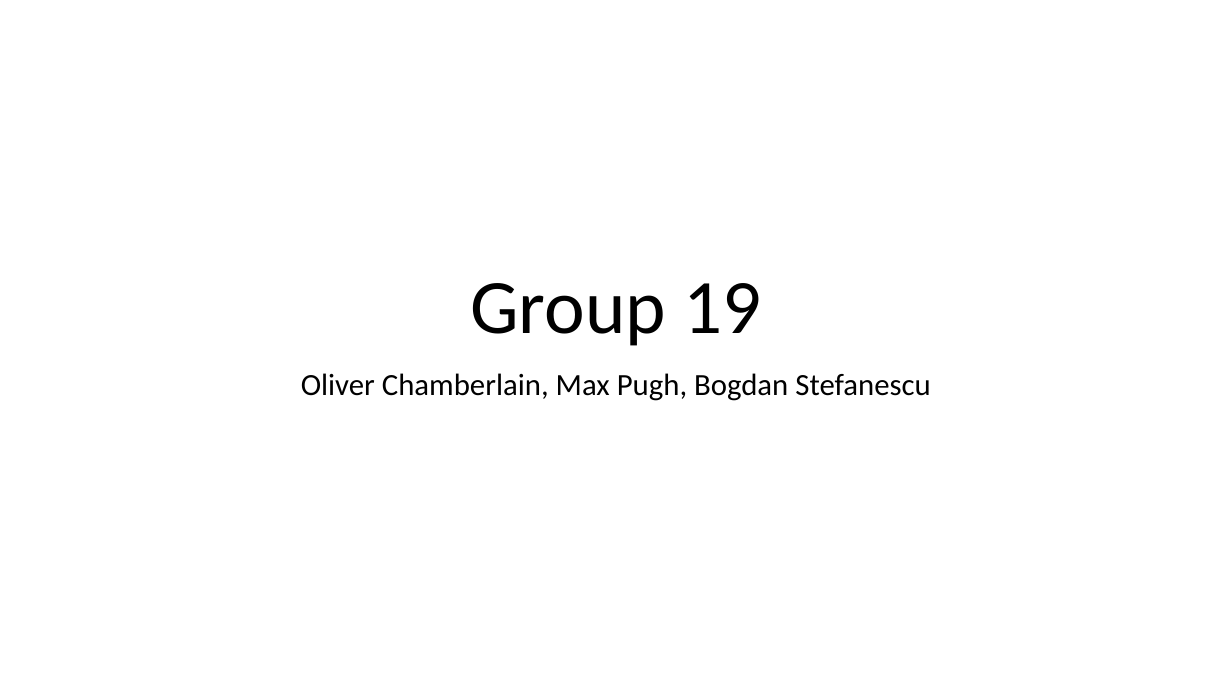
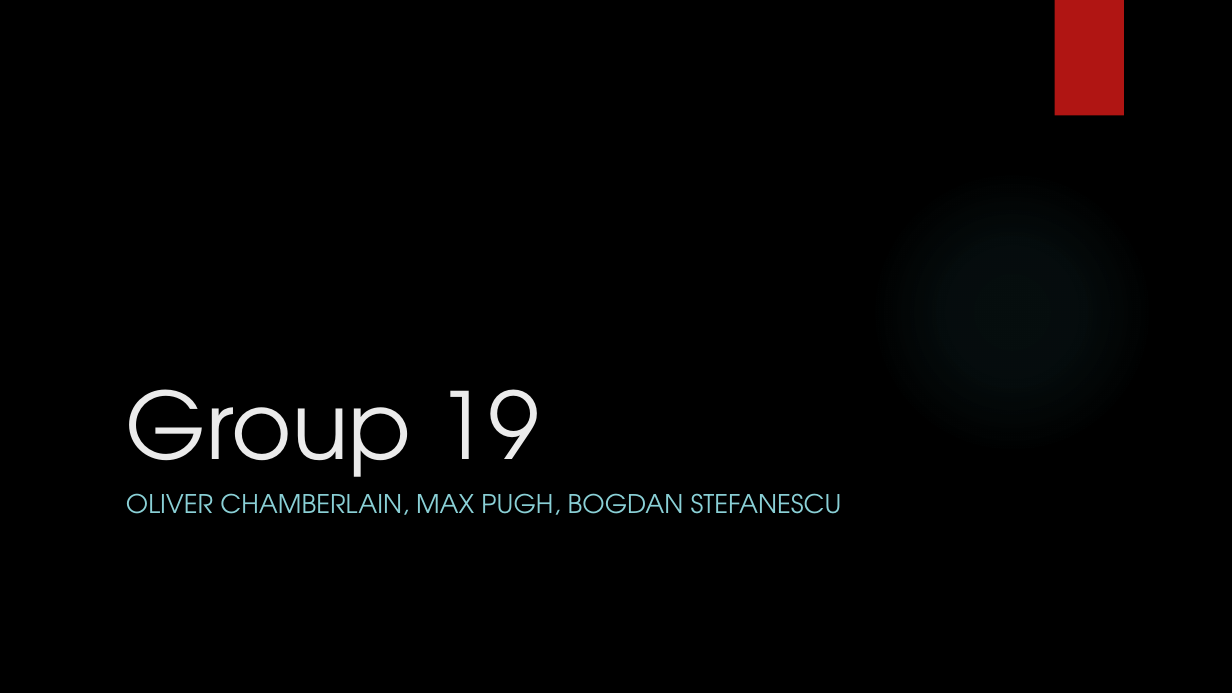
Before and after one commit to UoSGamesGroups/first-semester-group-19, a slide deck: slide 1 of Presentations/Group 19 - Presentation 1.pptx. Drawn at 1232x693 pixels with LibreOffice and Linux fonts; fonts in the diff are those of the drawing; background and template pictures are left out. Boxes give left, top, right and bottom in pixels: in the first picture for what was removed or moved away, otherwise in the second. Text is boxed around its words. In the diff, an @@ line names an element or a change of style, - is before the commit and + after.

```diff
--- a/Presentations/Group 19 - Presentation 1.pptx
+++ b/Presentations/Group 19 - Presentation 1.pptx
@@ background #FFFFFF to picture (left out) @@
@@ rectangle added at (x1=1055, y1=0, x2=1124, y2=116), fill #B01513 @@
@@ title "Group 19" moved from (x1=470, y1=283, x2=761, y2=346) to (x1=126, y1=389, x2=539, y2=502) @@
@@ title "Group 19" at (x1=126, y1=389, x2=539, y2=502): size 60 to 72 pt, font Calibri to TeX Gyre Adventor, text colour #000000 to #EBEBEB; alignment centre to left; line spacing 0.9 to 1 @@
@@ ellipse added at (x1=870, y1=169, x2=1154, y2=454), fill gradient #50B9C1 @@
@@ subtitle at (x1=126, y1=493, x2=842, y2=515): text changed; size 24 to 20 pt; font Calibri to TeX Gyre Adventor; text colour #000000 to #8AD0D6 @@
-Oliver Chamberlain, Max Pugh, Bogdan Stefanescu
+OLIVER CHAMBERLAIN, MAX PUGH, BOGDAN STEFANESCU
```
Also in this commit, not shown: 6 other slides changed, 1 slide added, 1 slide removed, 1 other file.
